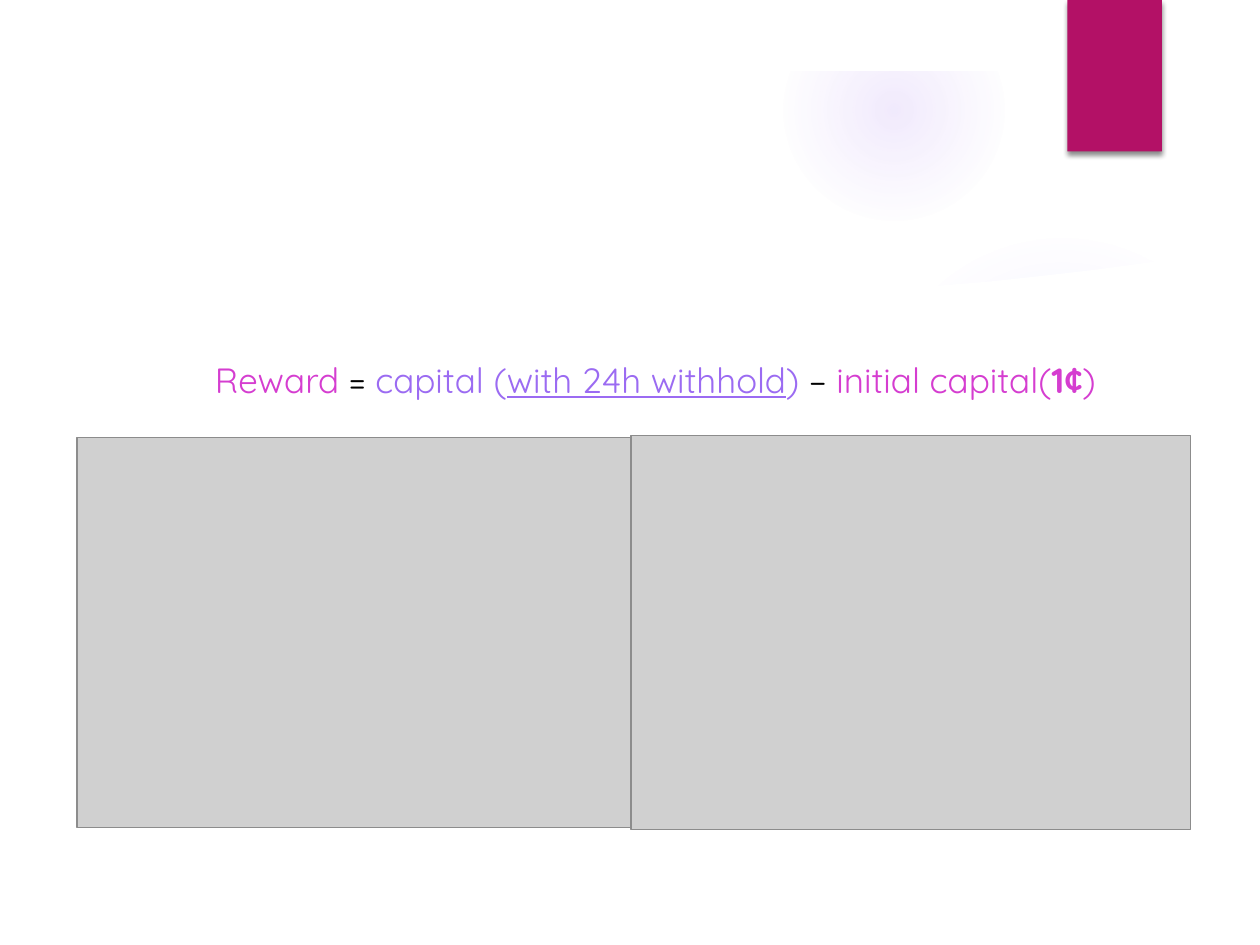
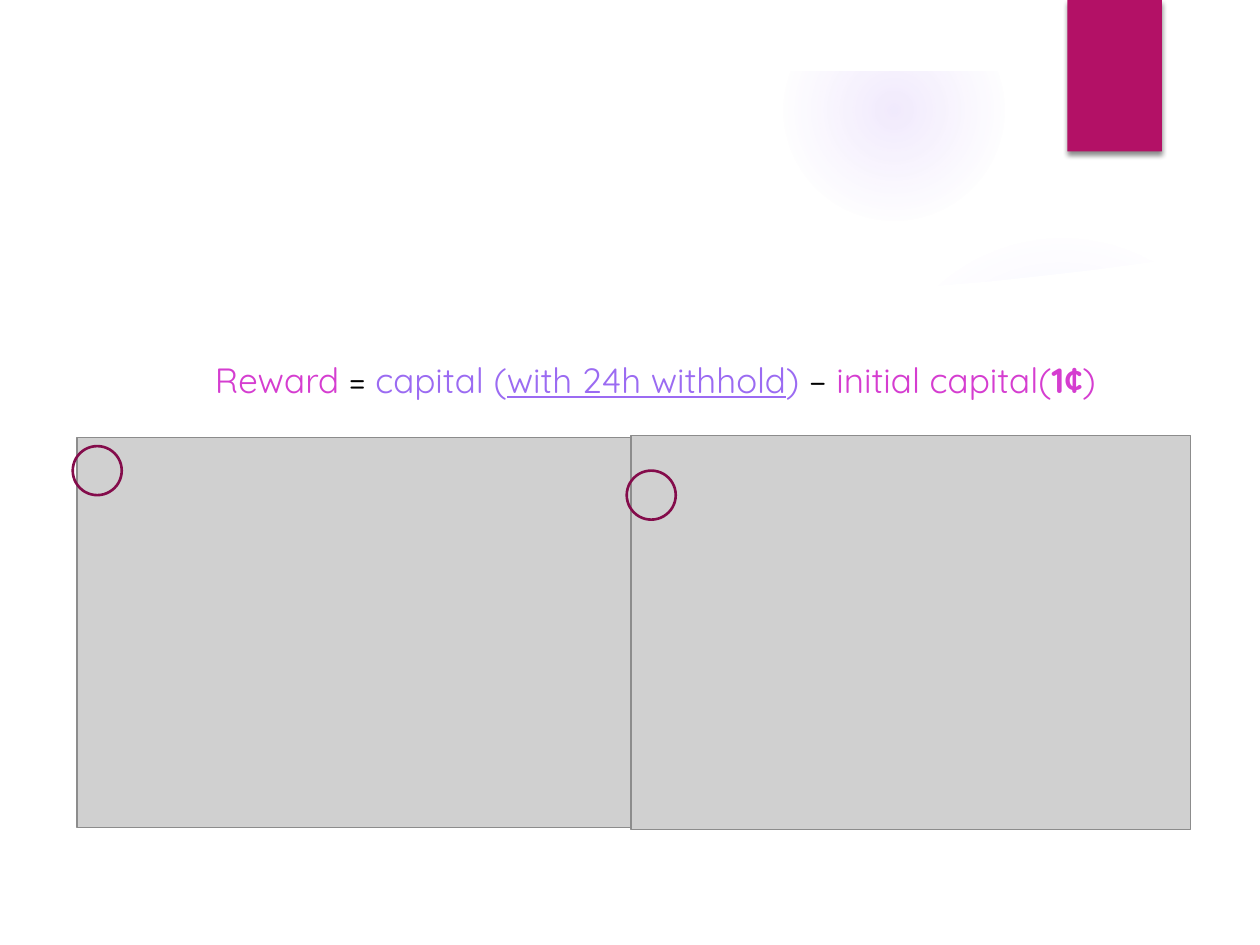
Before and after one commit to rllabmcgill/final-project-rez_godarzvandchegini6, a slide deck: slide 6 of RL_Presentation.pptx. Drawn at 1260x945 pixels with LibreOffice and Linux fonts; fonts in the diff are those of the drawing; grey boxes stand for pictures; background and template pictures are left out. Boxes give left, top, right and bottom in pixels: in the first picture for what was removed or moved away, otherwise in the second. Text is boxed around its words. In the diff, an @@ line names an element or a change of style, - is before the commit and + after.

Commit message:
Presentation upload

```diff
--- a/RL_Presentation.pptx
+++ b/RL_Presentation.pptx
@@ ellipse added at [73, 446, 122, 495], outline #840D4B 1.5 pt @@
@@ ellipse added at [626, 471, 675, 520], outline #840D4B 1.5 pt @@
```
Also in this commit, not shown: 1 other slide changed.
